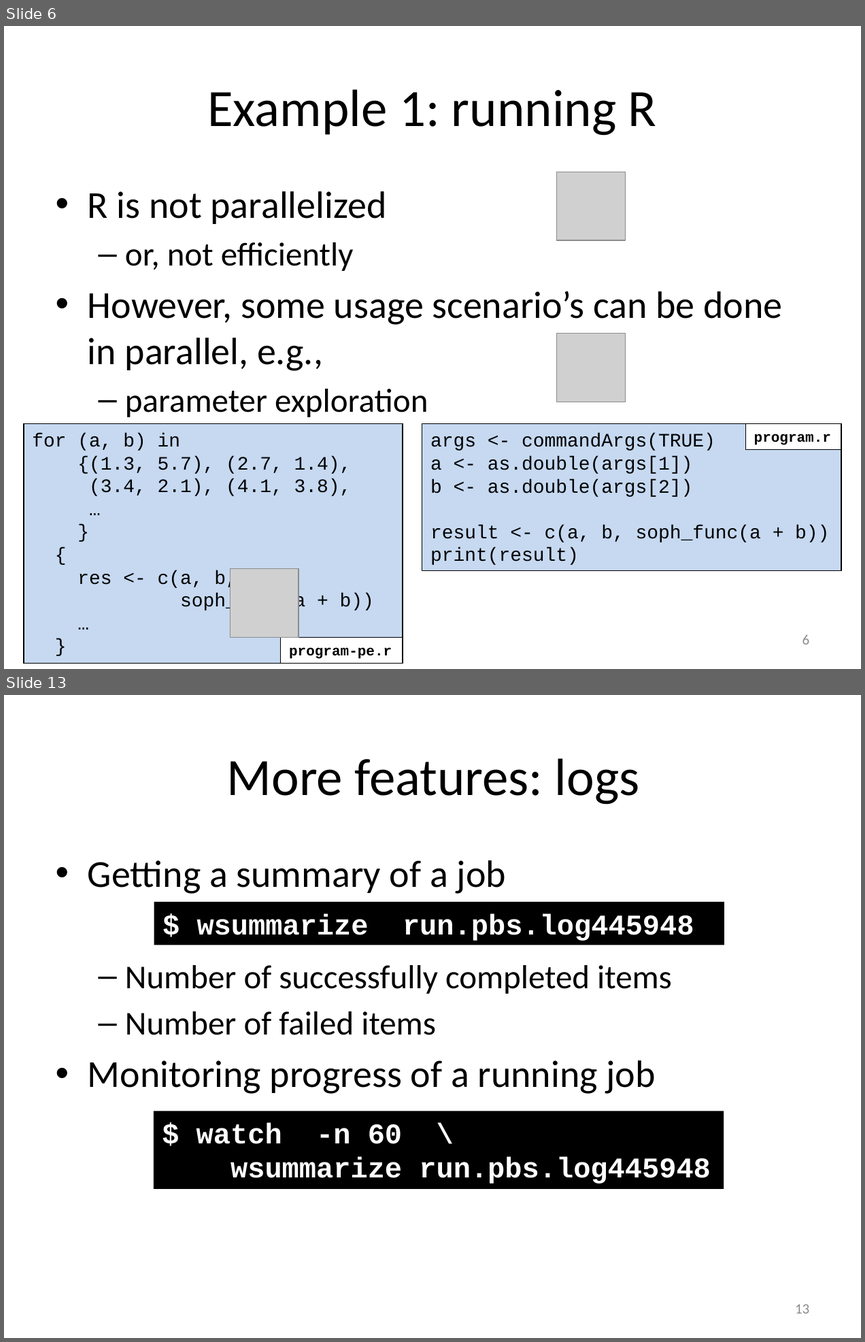
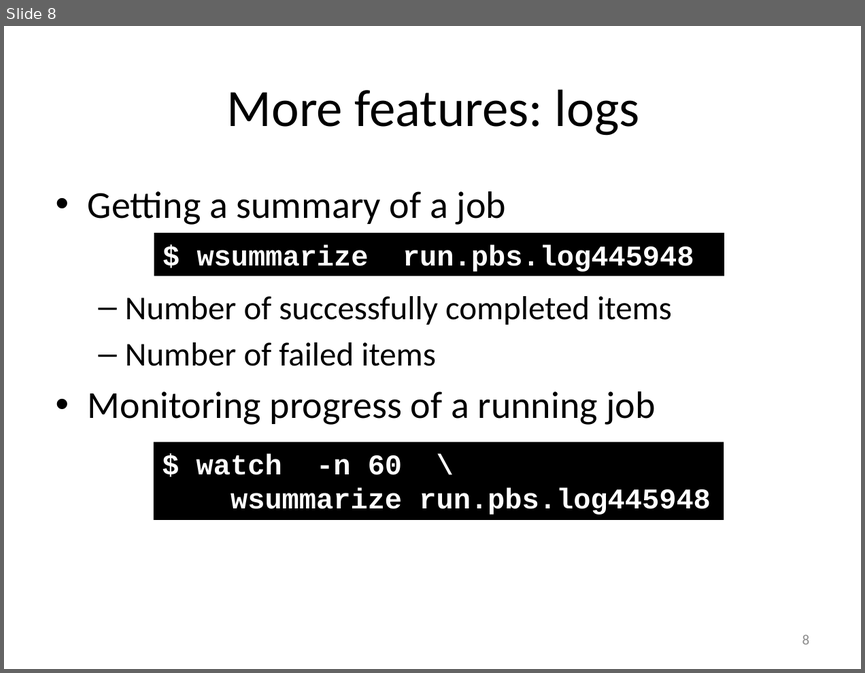
Before and after one commit to gjbex/atools, a slide deck: atools.pptx. Shown one above the other, each under a label of ours: slides 6 and 13 before the commit, slide 8 after it; the slides between them are not shown. The pictures are 865x1342 and 865x673 pixels, drawn with LibreOffice and Linux fonts; fonts in the diff are those of the drawing; grey boxes stand for pictures. Boxes give left, top, right and bottom in pixels: in the first picture for what was removed or moved away, otherwise in the second. Text is boxed around its words. In the diff, an @@ line names an element or a change of style, - is before the commit and + after.

```diff
--- a/atools.pptx
+++ b/atools.pptx
@@ slide 6 removed at [4,26,861,669], background #FFFFFF @@
@@ title removed at [207,89,657,135] @@
-Example 1: running R
@@ picture removed at [557,172,626,240] @@
@@ text removed at [88,191,782,417] @@
-• R is not parallelized
-  – or, not efficiently
-• However, some usage scenario’s can be done in parallel, e.g.,
-  – parameter exploration
@@ picture removed at [557,333,626,401] @@
@@ rectangle removed at [24,424,402,662] @@
-for (a, b) in
-{(1.3, 5.7), (2.7, 1.4),
-(3.4, 2.1), (4.1, 3.8),
-…
-}
-{
-res <- c(a, b,
-soph_func(a + b))
-…
-}
@@ rectangle removed at [422,424,841,571] @@
-args <- commandArgs(TRUE)
-a <- as.double(args[1])
-b <- as.double(args[2])
-result <- c(a, b, soph_func(a + b))
-print(result)
@@ rectangle removed at [745,424,841,449] @@
-program.r
@@ picture removed at [230,569,298,637] @@
@@ rectangle removed at [281,637,402,662] @@
-program-pe.r
@@ page number removed at [802,635,810,644] @@
-6
@@ what was slide 13 is now slide 8 @@
@@ page number at [802,635,810,644]: text changed @@
-13
+8
```
Also in this commit, not shown: 9 slides changed, 4 slides added, 9 other slides removed.
